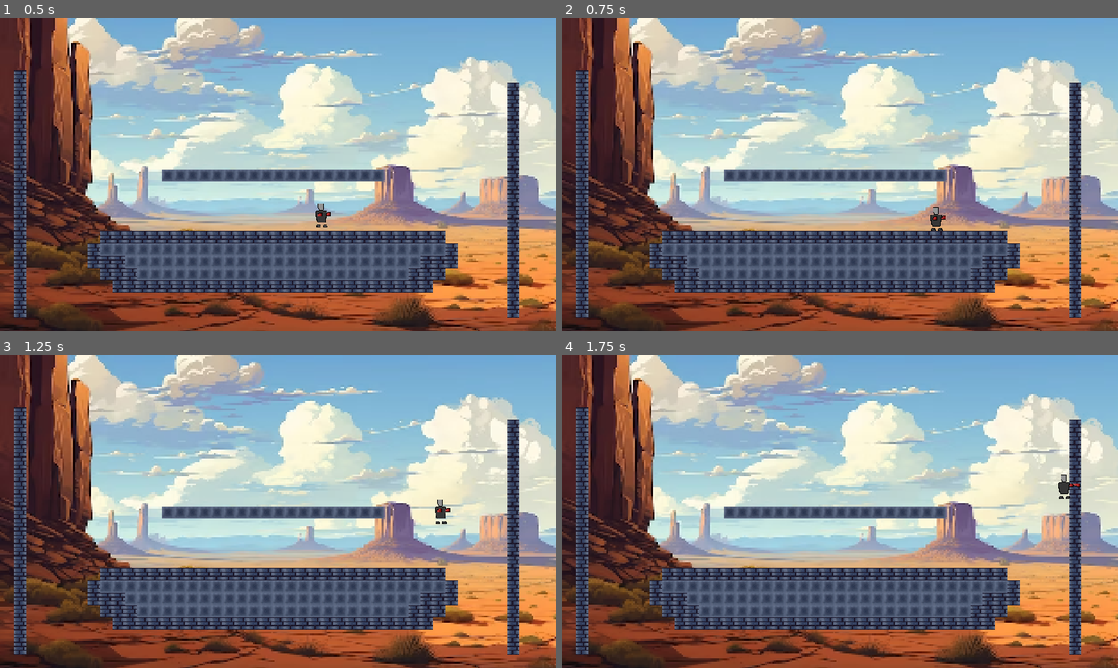
Above: before the commit, frames 1-4 (two rows, left to right).
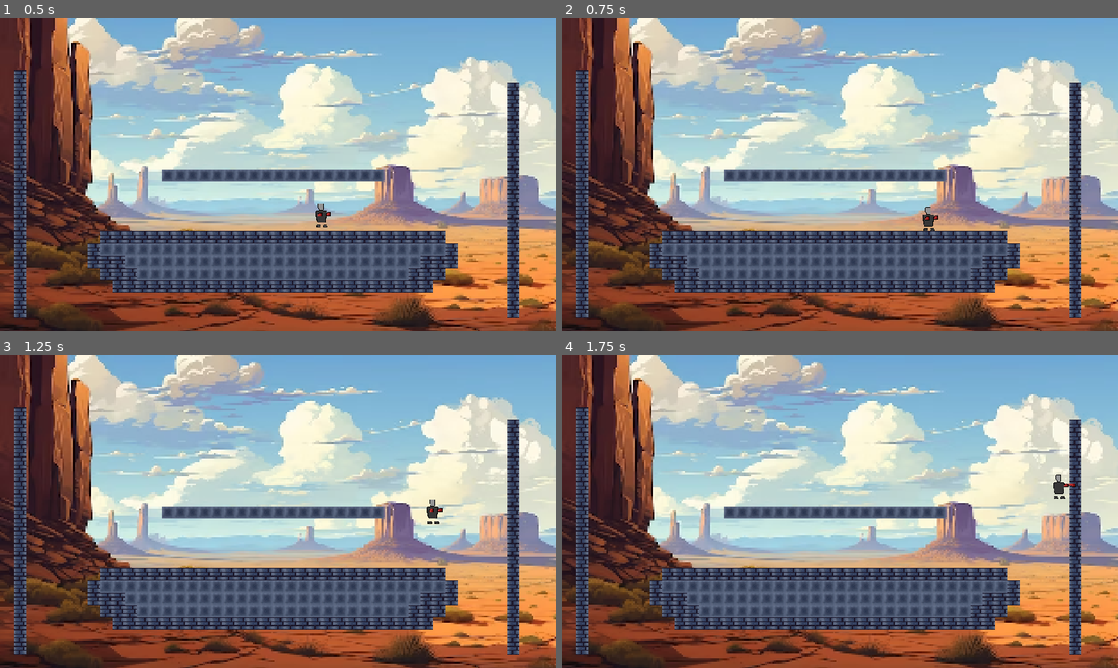
Above: after the commit, the same moments.

Repository: Erueti-Selwyn/DiVerse-Game
Game: Godot game, scene res://Level.tscn
The game is run twice, just before and just after one commit, with the same random seed, the same clock (stepped at 60 frames per second) and the same inputs.
Inputs:
- Up to frame 1 (0.5 s): no input
- Up to frame 2 (0.75 s): hold D (move_right) from 0.53 s (still down); tap Q (dash) at 0.6 s
- Up to frame 3 (1.25 s): keep holding D (move_right); tap Space (jump) at 0.77 s
- Up to frame 4 (1.75 s): keep holding D (move_right); tap C (attack) at 1.35 s; tap Space (jump) at 1.52 s; tap Q (dash) at 1.55 s

Frame 1 is identical in both runs. In frame 2, 0.2% of the frame differs, in the area x 64-69%, y 60-68%; in frame 3, 0.2%, in the area x 76-81%, y 46-54%; in frame 4, 0.2%.

Commit message:
Changed Direction Calculation

Diff:
--- a/2DFightingGodot/Level.tscn
+++ b/2DFightingGodot/Level.tscn
@@ -27,7 +27,7 @@
 physics_layer_0/collision_layer = 1
 sources/0 = SubResource("TileSetAtlasSource_n37u8")
 
-[sub_resource type="RectangleShape2D" id="RectangleShape2D_bkfd3"]
+[sub_resource type="WorldBoundaryShape2D" id="WorldBoundaryShape2D_eamtb"]
 
 [node name="Node2D" type="Node2D"]
 position = Vector2(9, -45)
@@ -67,4 +67,4 @@
 scale = Vector2(200, 10)
 
 [node name="CollisionShape2D" type="CollisionShape2D" parent="StaticBody2D" groups=["boundary"]]
-shape = SubResource("RectangleShape2D_bkfd3")
+shape = SubResource("WorldBoundaryShape2D_eamtb")
--- a/2DFightingGodot/Player.gd
+++ b/2DFightingGodot/Player.gd
@@ -19,7 +19,8 @@
 
 var crouching = false
 
-var dashDirection = Vector2(0, 0)
+var PLAYER_DIRECTION = "right"
+var DASH_DIRECTION = "right"
 var dashAmount = 1
 var currentDashAmount = 0
 var canDash = true
@@ -52,17 +53,15 @@
 
 	# Player Direction
 	var direction = Input.get_axis("move_left", "move_right")
+	if Input.is_action_pressed("move_left") && !Input.is_action_pressed("move_right"):
+		PLAYER_DIRECTION = "left"
+	elif Input.is_action_pressed("move_right") && !Input.is_action_pressed("move_left"):
+		PLAYER_DIRECTION = "right"
 
-	# Dashing and Movement
-	if Input.is_action_just_pressed("dash") and !dashing and !is_punching:
-		dashDirection = direction
-	if dashing:
-		velocity.x = dashDirection * dashSpeed
+	if direction and !dashing:
+		velocity.x = velocity.x + (direction * ACCELERATION)
 	else:
-		if direction and !dashing:
-			velocity.x = velocity.x + (direction * ACCELERATION)
-		else:
-			velocity.x = move_toward(velocity.x, 0, ACCELERATION)
+		velocity.x = move_toward(velocity.x, 0, ACCELERATION)
 
 	# Capping Velocity
 	if velocity.x > MAX_SPEED && !dashing:
@@ -71,11 +70,11 @@
 		velocity.x = -MAX_SPEED
 
 	# Flipping Sprite
-	if Input.is_action_pressed("move_right"):
+	if Input.is_action_pressed("move_right") && !is_punching:
 		if !facing_right:
 			facing_right = true
 			scale.x = -1
-	elif Input.is_action_pressed("move_left"):
+	elif Input.is_action_pressed("move_left") && !is_punching:
 		if facing_right:
 			facing_right = false
 			scale.x = -1
@@ -110,6 +109,7 @@
 	# Detects If On Wall
 	if is_on_wall() && (Input.is_action_pressed("move_right") || Input.is_action_pressed("move_left")):
 		can_jump = true
+		currentDashAmount = dashAmount
 		dub_jumps = max_num_dub_jumps
 		if velocity.y >= 0:
 			velocity.y = min(velocity.y + WALL_SLIDE_ACCELERATION, MAX_WALL_SLIDE_SPEED)
@@ -123,12 +123,10 @@
 	dash()
 
 func dash():
-	if dashing:
-		velocity.y = 0
-	if is_on_floor():
-		currentDashAmount = dashAmount
 
-	if Input.is_action_just_pressed("dash") and currentDashAmount > 0 and !dashing and canDash and !is_punching:
+
+	if Input.is_action_just_pressed("dash") and currentDashAmount > 0 and !dashing and canDash and !is_punching and velocity.x != 0:
+		DASH_DIRECTION = PLAYER_DIRECTION
 		dashing = true
 		canDash = false
 		currentDashAmount -= 1
@@ -137,8 +135,14 @@
 		await get_tree().create_timer(0.5).timeout
 		canDash = true
 
+	if dashing:
+		if DASH_DIRECTION == "left":
+			velocity.x = -dashSpeed
+		if DASH_DIRECTION == "right":
+			velocity.x = dashSpeed
 
-
+	if is_on_floor():
+		currentDashAmount = dashAmount
 
 func _on_area_2d_body_entered(body):
 	if body.is_in_group("boundary"):
